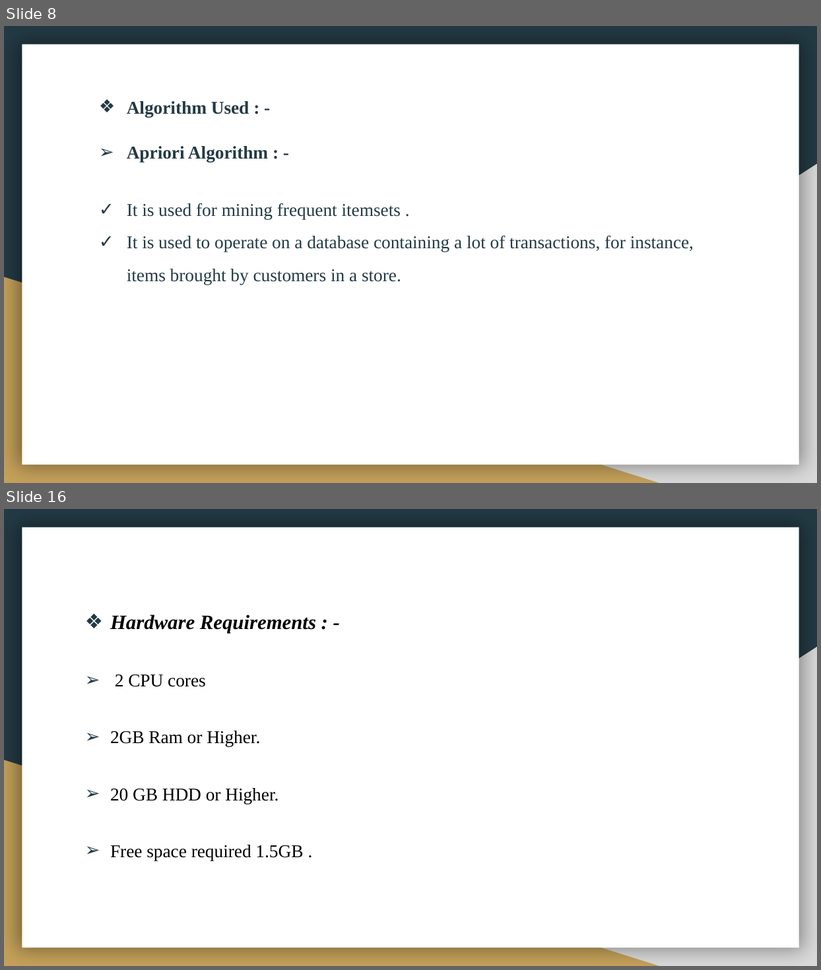
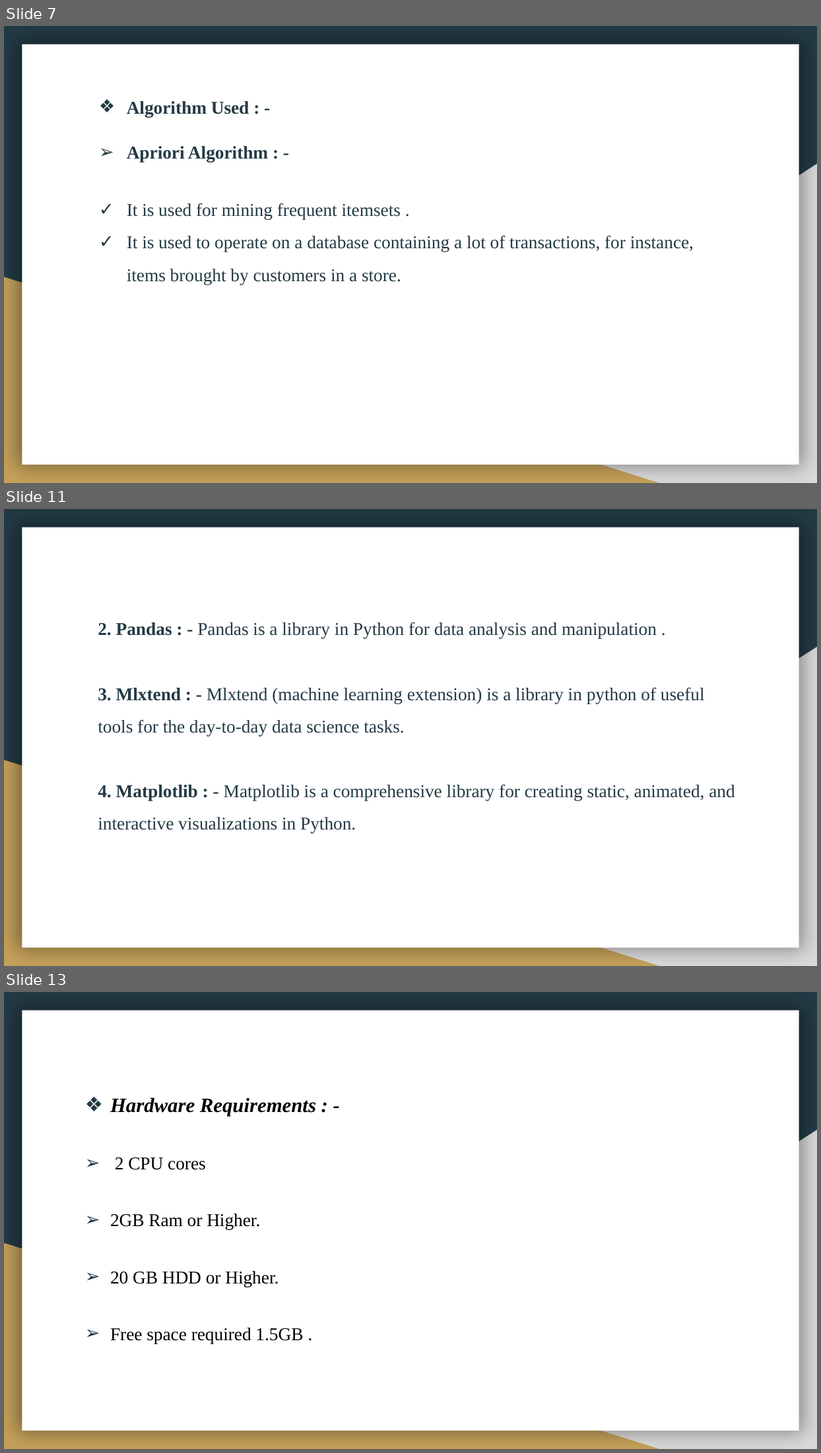
Before and after one commit to 2000nilratan/Implementation-of-Association-Rule-Mining, a slide deck: PPT on Implementation of Association Rule Mining.pptx. Shown one above the other, each under a label of ours: slides 8 and 16 before the commit, slides 7, 11 and 13 after it; the slides between them are not shown. The pictures are 821x970 and 821x1453 pixels, drawn with LibreOffice and Linux fonts; fonts in the diff are those of the drawing. Boxes give left, top, right and bottom in pixels: in the first picture for what was removed or moved away, otherwise in the second. Text is boxed around its words. In the diff, an @@ line names an element or a change of style, - is before the commit and + after.

```diff
--- a/PPT on Implementation of Association Rule Mining.pptx
+++ b/PPT on Implementation of Association Rule Mining.pptx
@@ slide 11 added at bbox=[4, 509, 817, 966], background #233A44; not listed: 3 template elements that a slide beside it also shows @@
@@ text added at bbox=[98, 622, 735, 834], 16 pt, text #233A44 @@
+2. Pandas : - Pandas is a library in Python for data analysis and manipulation .
+3. Mlxtend : - Mlxtend (machine learning extension) is a library in python of useful tools for the day-to-day data science tasks.
+4. Matplotlib : - Matplotlib is a comprehensive library for creating static, animated, and interactive visualizations in Python.
@@ what was slide 8 is now slide 7 @@
@@ what was slide 16 is now slide 13 @@
```
Also in this commit, not shown: 5 slides changed, 5 other slides added, 4 slides removed, 1 other file.
